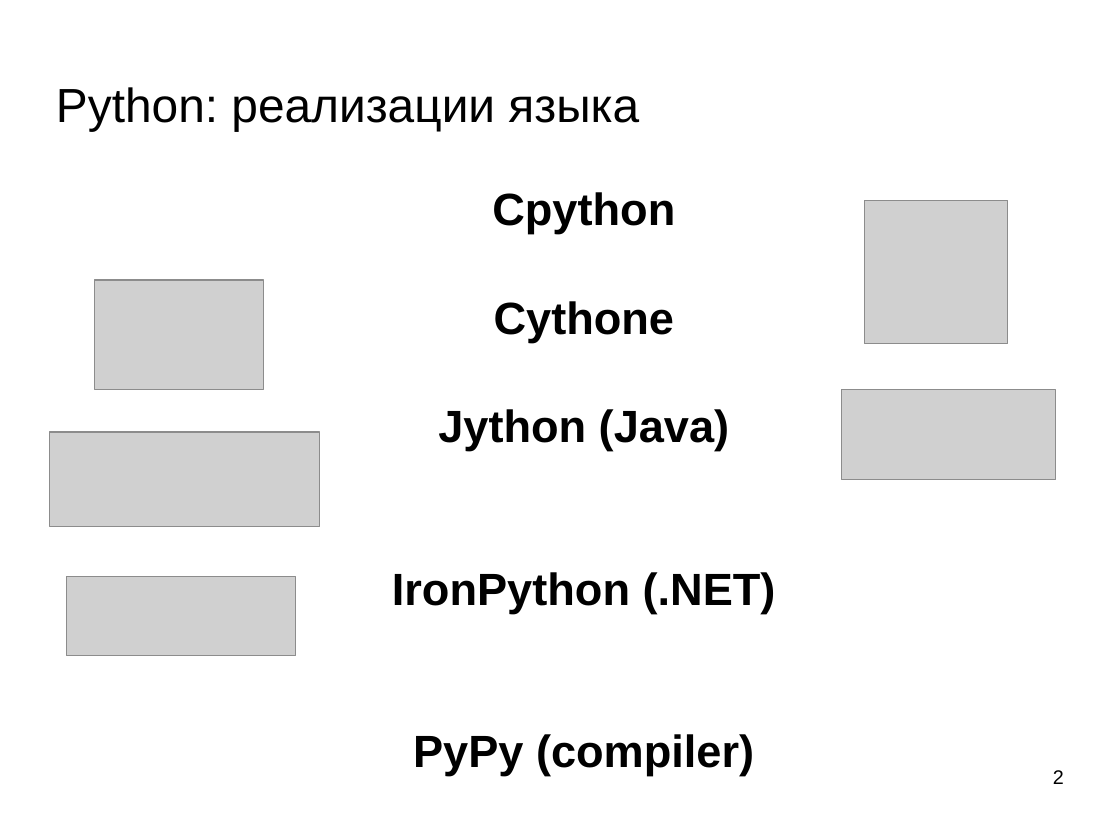
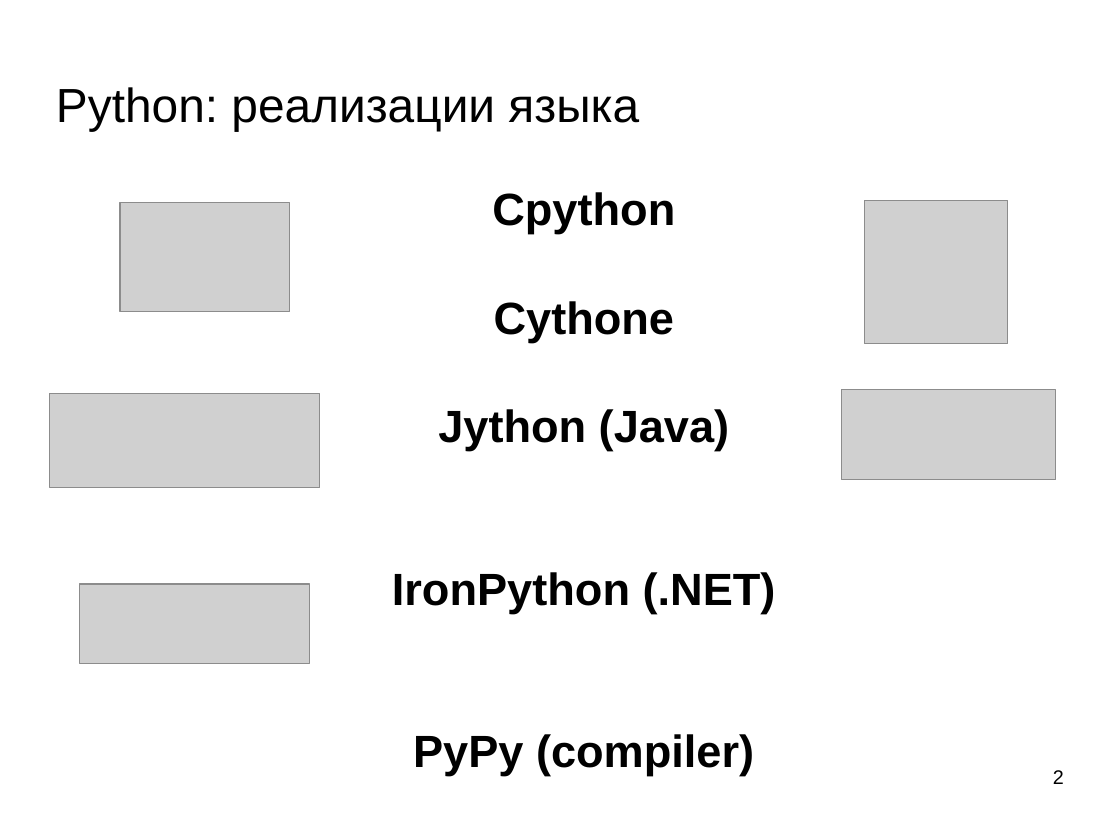
Before and after one commit to mechanoid5/ml_lectorium_legacy, a slide deck: slide 2 of 02-python.odp. Drawn at 1120x840 pixels with LibreOffice and Linux fonts; fonts in the diff are those of the drawing; grey boxes stand for pictures; background and template pictures are left out. Boxes give left, top, right and bottom in pixels: in the first picture for what was removed or moved away, otherwise in the second. Text is boxed around its words. In the diff, an @@ line names an element or a change of style, - is before the commit and + after.

```diff
--- a/02-python.odp
+++ b/02-python.odp
@@ picture moved from (x1=95, y1=281, x2=264, y2=389) to (x1=120, y1=203, x2=290, y2=312) @@
@@ picture moved from (x1=50, y1=432, x2=320, y2=526) to (x1=50, y1=393, x2=320, y2=488) @@
@@ picture moved from (x1=66, y1=576, x2=296, y2=656) to (x1=80, y1=584, x2=310, y2=664) @@
```
Also in this commit, not shown: 15 other files.
